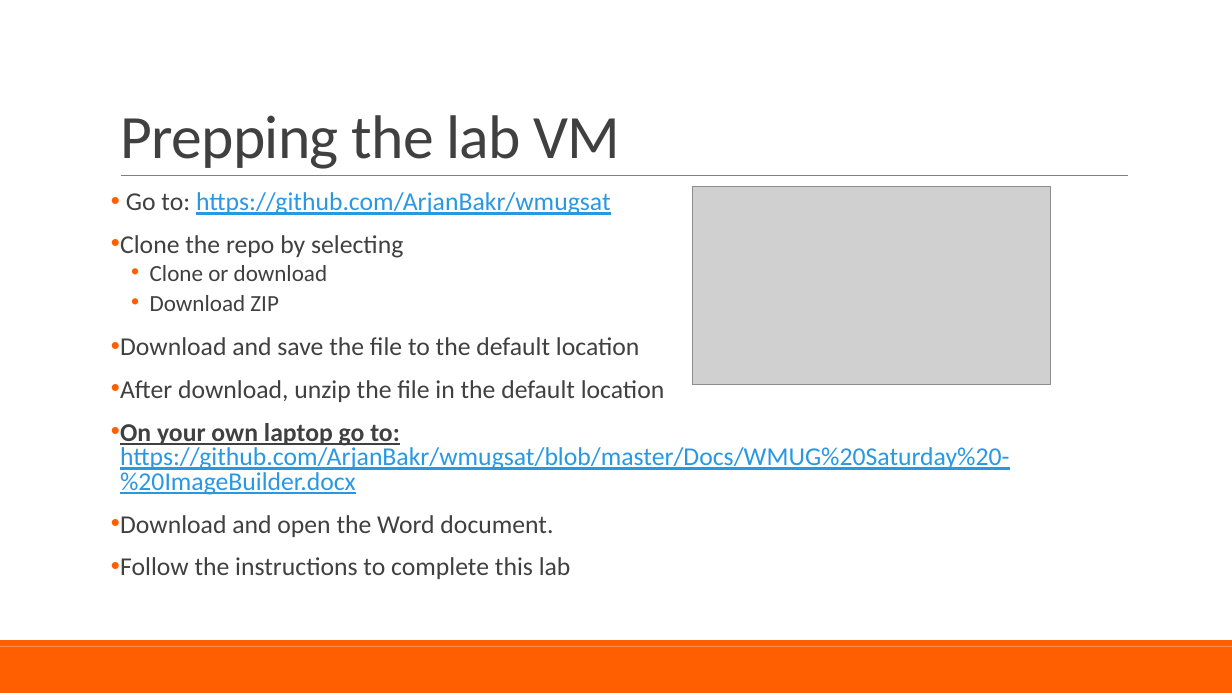
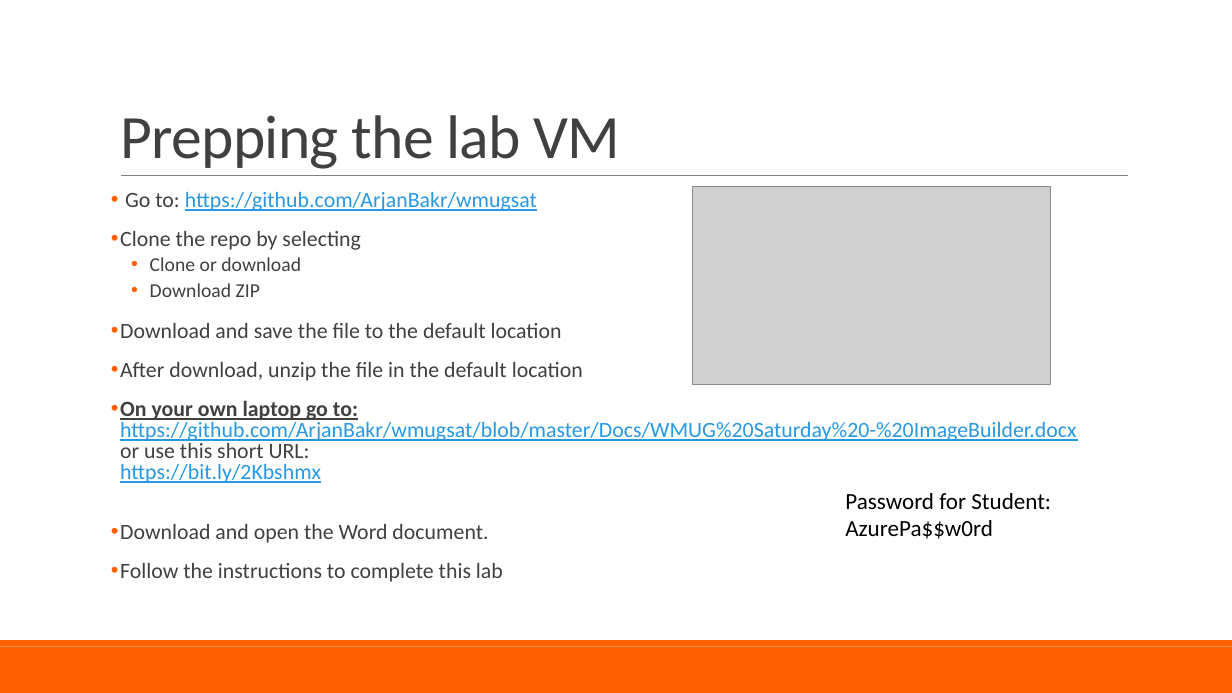
Before and after one commit to ArjanBakr/wmugsat, a slide deck: slide 7 of Docs/WMUG Saturday - ImageBuilder.pptx. Drawn at 1232x693 pixels with LibreOffice and Linux fonts; fonts in the diff are those of the drawing; grey boxes stand for pictures; background and template pictures are left out. Boxes give left, top, right and bottom in pixels: in the first picture for what was removed or moved away, otherwise in the second. Text is boxed around its words. In the diff, an @@ line names an element or a change of style, - is before the commit and + after.

```diff
--- a/Docs/WMUG Saturday - ImageBuilder.pptx
+++ b/Docs/WMUG Saturday - ImageBuilder.pptx
@@ text at <box>120,192,583,582</box>: size 20 to 17 pt in "Go to: https://github.com/ArjanBakr/wmugsat", "Clone the repo by selecting", "Download and save the file to the ...", "After download, unzip the file in the ..." and 2 more places; size 18 to 15.3 pt in "Clone or download", "Download ZIP" @@
@@ text at <box>120,400,1076,483</box>: text changed; size 20 to 17 pt @@
-• On your own laptop go to:
-  https://github.com/ArjanBakr/wmugsat/blob/master/Docs/WMUG%20Saturday%20-%20ImageBuilder.docx
+• On your own laptop go to:
+  https://github.com/ArjanBakr/wmugsat/blob/master/Docs/WMUG%20Saturday%20-%20ImageBuilder.docx
+  or use this short URL:
+  https://bit.ly/2Kbshmx
@@ text added at <box>845,493,1051,539</box>, 18 pt, text #000000 @@
+Password for Student:
+AzurePa$$w0rd
```
Also in this commit, not shown: 2 other files.
